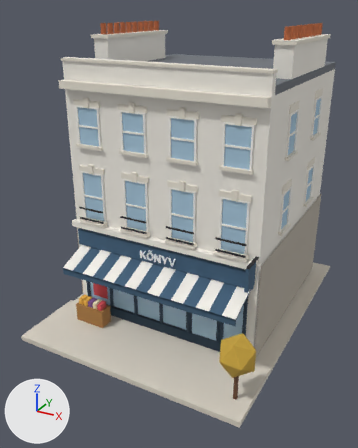
Renders of the FBX model Modeller/Binalar/Dukkan_genel_konyv_Hafif.fbx from each side of a commit.
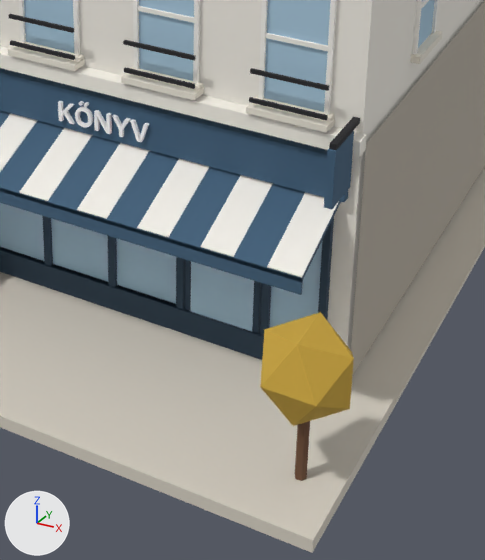
Each version appears first whole from a 50 mm camera at (9.23, -18.41, 13.01) aimed at (-0.29, -1.1, 4.35), and next in a close-up on the part from 33% to 86% of the width and 47% to 96% of the height. Every picture has the same lights, and +X, +Y and +Z are marked at lower left. The last two pictures show the newer version. Where no turn or scale is listed for an object, it has been applied to the vertices. Vertices at exactly the same position are counted once.

Script lines for the objects in view, before the commit:
```python
ob_dukkan_genel_konyv_hafif = bpy.data.objects.new('Dukkan_genel_konyv_Hafif', me_dukkan_genel_konyv_hafif)
ob_dukkan_genel_konyv_hafif.location = (0.0, 0.0, 0.0)
```
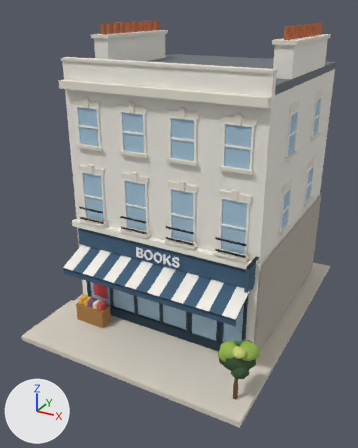
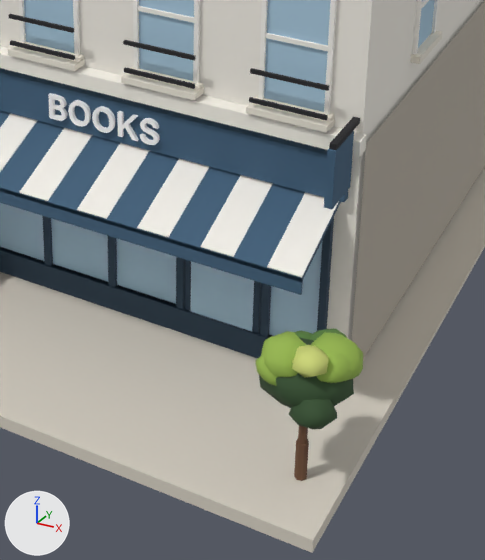
The newer file is also turned or shifted as a whole; pictures and numbers use the older file's frame.

Boxes [x1, y1, x2, y2] around the edits, measured in the close-ups (485 x 560 px; the box of a moved part takes in the faces that stretch with it):
part 1 of me_dukkan_genel_konyv_hafif, added: after [298, 425, 308, 444]
part 2 of me_dukkan_genel_konyv_hafif, rebuilt (38% shorter): before [260, 312, 354, 426]; after [259, 338, 354, 408]
part 3 of me_dukkan_genel_konyv_hafif, moved or reshaped: before [58, 101, 149, 142]; after [48, 93, 160, 145]
part 4 of me_dukkan_genel_konyv_hafif, reshaped: before [295, 421, 310, 481]; after [255, 329, 363, 481]

What the commit changed:
Material 'YaprakKoyu_34502f' (mat_yaprakkoyu_34502f) is new.
Its base color is (0.0343, 0.0802, 0.0284) (dark green #34502f).
Its roughness is 0.85.
Material 'YaprakEnAcik_cfd879' (mat_yaprakenacik_cfd879) is new.
Its base color is (0.624, 0.687, 0.191) (yellow #cfd879).
Its roughness is 0.85.
Material 'YaprakOrta_5a8240' (mat_yaprakorta_5a8240) is new.
Its base color is (0.102, 0.223, 0.0513) (green #5a8240).
Its roughness is 0.85.
Material 'YaprakAcik_98b84f' (mat_yaprakacik_98b84f) is new.
Its base color is (0.314, 0.479, 0.0782) (green #98b84f).
Its roughness is 0.85.
me_dukkan_genel_konyv_hafif is used by ob_dukkan_genel_konyv_hafif; location (0.0, 0.0, 0.0).
me_dukkan_genel_konyv_hafif had 2180 vertices, 1661 faces and spanned x -5.0..5.0, y -6.39..6.39, z 0.0..12.38.
me_dukkan_genel_konyv_hafif now has 2722 vertices, 2623 faces and spans x -5.0..5.07, y -6.39..6.39, z 0.0..12.38.
me_dukkan_genel_konyv_hafif part 1: a new loose piece, a 7-sided cylinder along z spanning x 4.3..4.42, y -5.46..-5.33, z 0.83..1.53, in mat_agacgovde_6b4a33 (brown #6b4a33).
me_dukkan_genel_konyv_hafif part 2: the loose piece of 12 vertices spanning x 3.72..5.0, y -6.03..-4.76, z 1.41..2.75 is rebuilt with 42 vertices and now spans x 3.72..5.03, y -5.96..-4.77, z 1.5..2.39, in mat_yaprakkoyu_34502f (dark green #34502f).
me_dukkan_genel_konyv_hafif part 3: 10 vertices moved from x -0.5..0.34, y -3.39..-3.33, z 3.61..3.98 to x -0.5..0.34, y -3.39..-3.33, z 3.61..3.94; 270 vertices removed from x -0.83..0.8, y -3.39..-3.33, z 3.6..4.04; 390 vertices added at x -1.01..0.98, y -3.39..-3.33, z 3.6..4.04.
me_dukkan_genel_konyv_hafif part 4: 11 vertices removed from x 4.27..4.45, y -5.47..-5.32, z 0.08..1.48; 389 vertices added at x 3.72..5.07, y -6.1..-4.58, z 0.08..2.6.
me_dukkan_genel_konyv_hafif no longer uses material mat_agac_c9a43c (yellow #c9a43c).
me_dukkan_genel_konyv_hafif gains material mat_yaprakkoyu_34502f (dark green #34502f).
me_dukkan_genel_konyv_hafif gains material mat_yaprakacik_98b84f (green #98b84f).
me_dukkan_genel_konyv_hafif gains material mat_yaprakorta_5a8240 (green #5a8240).
me_dukkan_genel_konyv_hafif gains material mat_yaprakenacik_cfd879 (yellow #cfd879).
